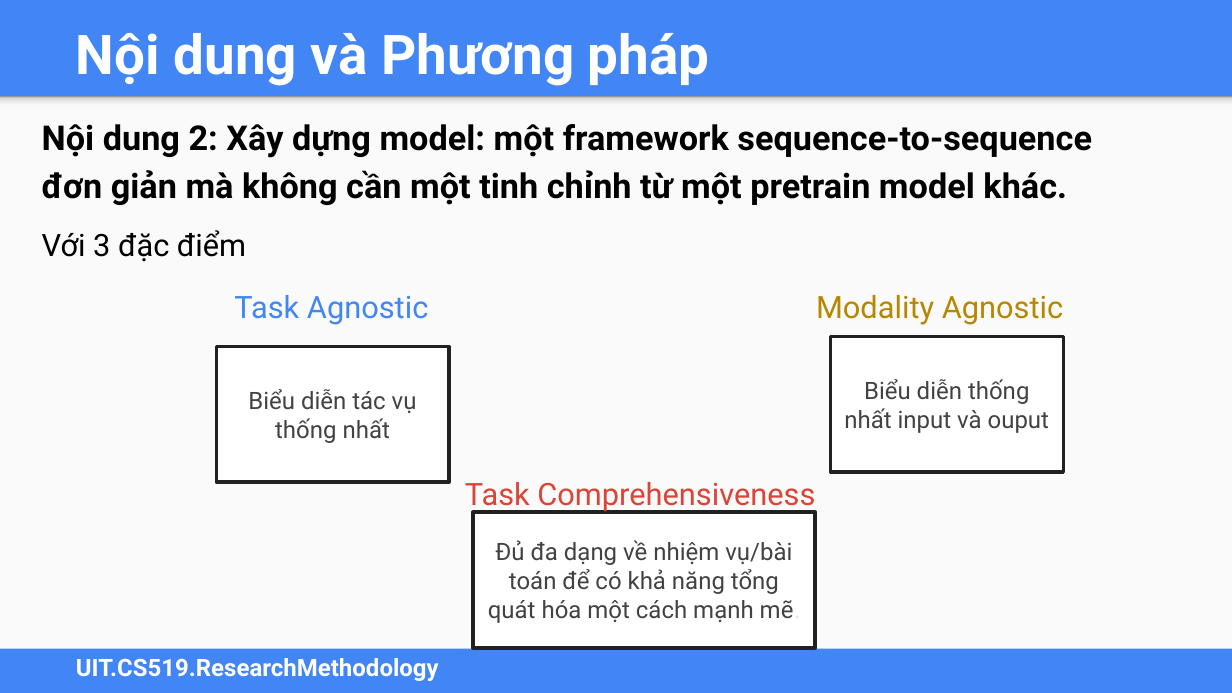
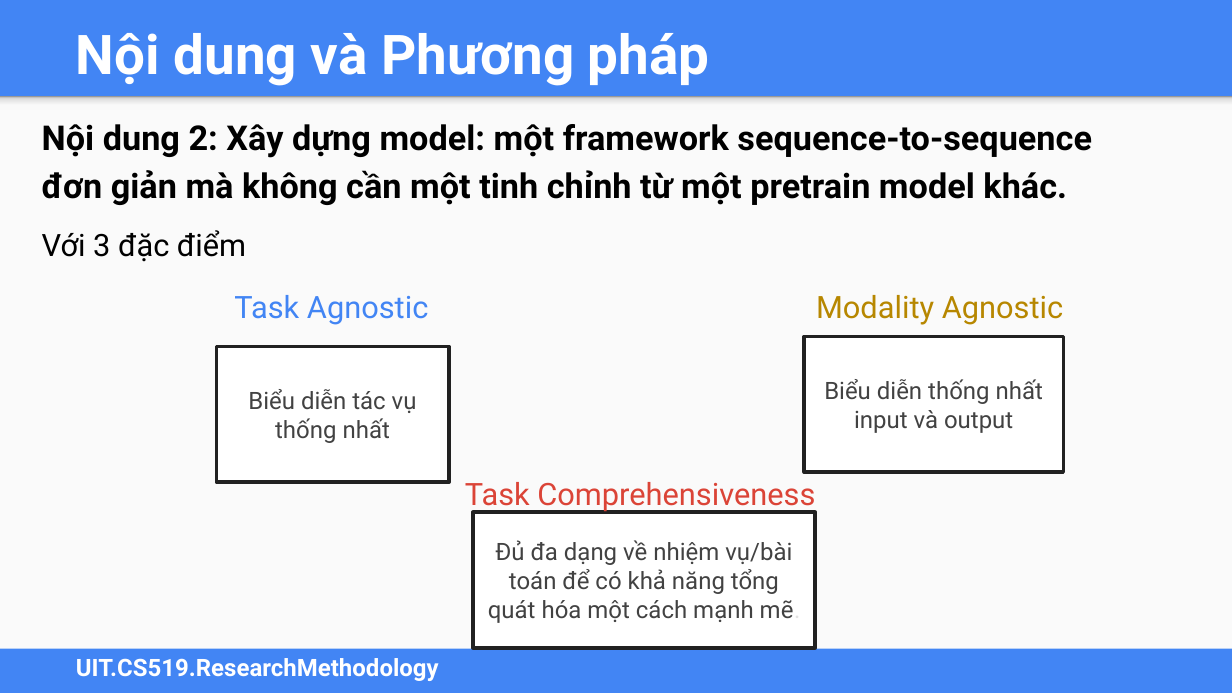
Before and after one commit to duongve13112002/CS519.O11, a slide deck: slide 7 of Đồ án cuối kỳ/original/CS519.O11.Slide.FinalReport.pptx. Drawn at 1232x693 pixels with LibreOffice and Linux fonts; fonts in the diff are those of the drawing. Boxes give left, top, right and bottom in pixels: in the first picture for what was removed or moved away, otherwise in the second. Text is boxed around its words. In the diff, an @@ line names an element or a change of style, - is before the commit and + after.

```diff
--- a/Đồ án cuối kỳ/original/CS519.O11.Slide.FinalReport.pptx
+++ b/Đồ án cuối kỳ/original/CS519.O11.Slide.FinalReport.pptx
@@ rectangle "Biểu diễn thống nhất input ...": place and size @@
-rectangle "Biểu diễn thống nhất input ..." at <box>830,336,1063,472</box>
+rectangle "Biểu diễn thống nhất input ..." at <box>804,336,1063,472</box>
@@ text in rectangle at <box>824,379,1043,433</box>: text changed @@
-Biểu diễn thống nhất input và ouput
+Biểu diễn thống nhất input và output
```
Also in this commit, not shown: 1 other slide changed, 5 other files.
